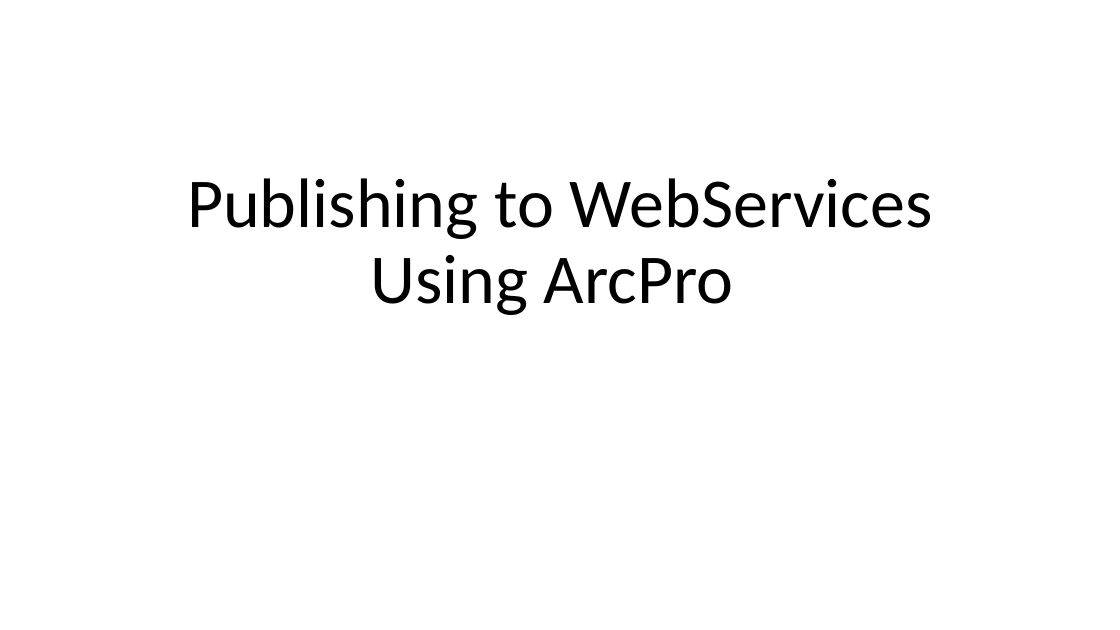
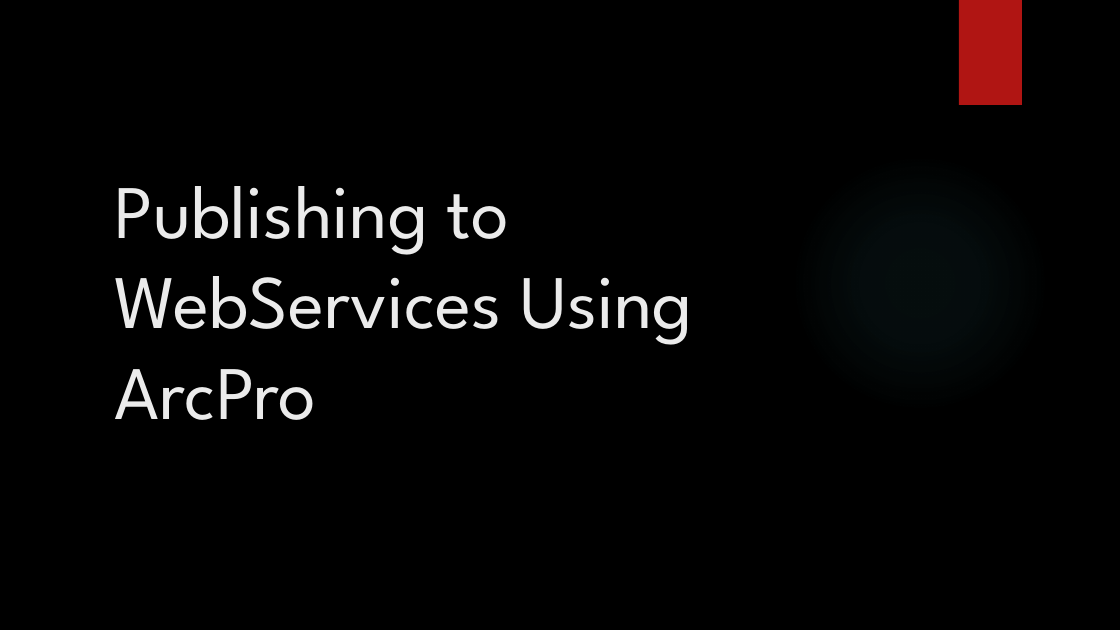
Before and after one commit to MGIS-UMN/GIS5577_week11, a slide deck: slide 1 of Creating_geospatial_services_ArcPro.pptx. Drawn at 1120x630 pixels with LibreOffice and Linux fonts; fonts in the diff are those of the drawing; background and template pictures are left out. Boxes give left, top, right and bottom in pixels: in the first picture for what was removed or moved away, otherwise in the second. Text is boxed around its words. In the diff, an @@ line names an element or a change of style, - is before the commit and + after.

Commit message:
added theme to ArcPro ppt

```diff
--- a/Creating_geospatial_services_ArcPro.pptx
+++ b/Creating_geospatial_services_ArcPro.pptx
@@ background #FFFFFF to picture (left out) @@
@@ rectangle added at [959,0,1022,105], fill #B01513 @@
@@ title "Publishing to WebServices Using ArcPro": place and size @@
-title "Publishing to WebServices Using ArcPro" at [187,178,933,315]
+title "Publishing to WebServices Using ArcPro" at [114,186,692,420]
@@ title "Publishing to WebServices Using ArcPro" at [114,186,692,420]: size 60 to 64.8 pt, font Calibri to League Spartan, text colour #000000 to #EBEBEB; alignment centre to left; line spacing 0.9 to 1 @@
@@ ellipse added at [791,154,1049,413], fill gradient #50B9C1 @@
```
Also in this commit, not shown: 25 other slides changed, 1 slide added, 1 slide removed.
